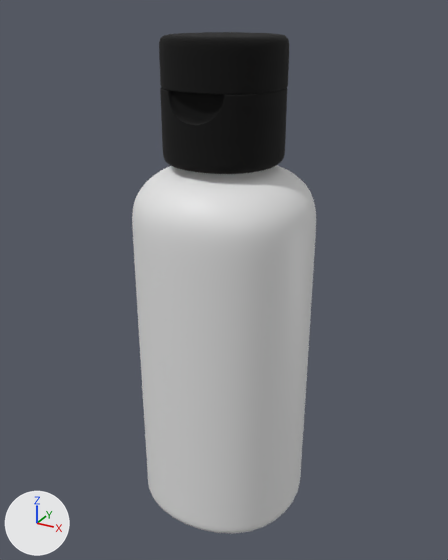
One commit to the glTF model public/bottle.glb: the scene before it, then after it.
Camera for both pictures: a 50 mm lens placed at (1.42, -2.58, 2.61), pointed at (-0.01, 0.02, 1.31). Lighting does not change. The marker at lower left points along +X, +Y and +Z. The older version comes first. Vertices at exactly the same position are counted once.

Names of what the first picture shows: 'Cap', 'bottle'.
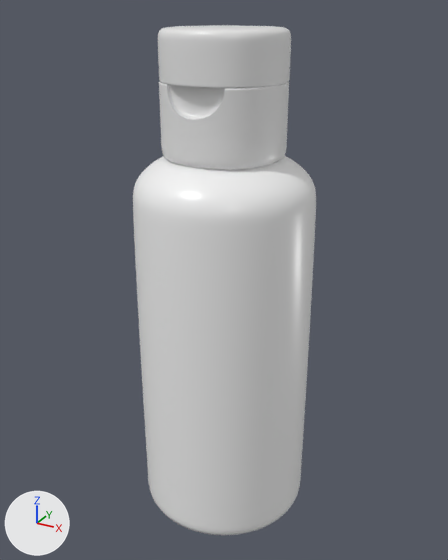
What changed in the scene script:
```text
Add mat_cover:
    mat_cover = principled_material('cover')
    mat_cover.base_color = (0.821, 0.821, 0.821)  # white #eaeaea
    mat_cover.roughness = 0.3
Add mat_bottle:
    mat_bottle = principled_material('bottle')
    mat_bottle.base_color = (0.927, 0.927, 0.927)  # white #f7f7f7
    mat_bottle.roughness = 0.3
Change me_box001_03___default_0:
    used by ob_bottle; location = (0.0, 0.0, 0.0); rotation_euler = (-1.571, 0.0, 0.0), in degrees (-90, 0, 0); scale = (0.0243, 0.0243, 0.0243)
    remove me_box001_03___default_0.from_pydata(...)  # 1858 vertices, 3648 faces; spans x -18.4..18.4, y -79.9..-0.1, z -18.0..18.0
    remove me_box001_03___default_0.materials.append(mat_material_001)  # white #e7e7e7
    add me_box001_03___default_0.from_pydata(...)  # 21002 vertices, 42000 faces; spans x -0.5..0.5, y -0.5..0.5, z 0.0..2.0
    me_box001_03___default_0 part 1: 1 vertex moved within x 0.0, y -0.1, z 0.0; 1648 vertices removed from x -18.4..18.4, y -79.9..-0.1, z -18.0..18.0; 21001 vertices added at x -0.5..0.5, y -0.5..0.5, z 0.0..2.0
    other edits to the shape of me_box001_03___default_0 do not show in these pictures
    add me_box001_03___default_0.materials.append(mat_bottle)  # white #f7f7f7
Change me_box001_03___default_0_001:
    used by ob_cap; location = (0.0, 0.0, 0.0); rotation_euler = (-1.571, 0.0, 0.0), in degrees (-90, 0, 0); scale = (0.0243, 0.0243, 0.0243)
    remove me_box001_03___default_0_001.from_pydata(...)  # 4602 vertices, 9132 faces; spans x -11.6..11.6, y -103.0..-79.8, z -11.8..11.6
    remove me_box001_03___default_0_001.materials.append(mat_03___default)  # black #000000
    add me_box001_03___default_0_001.from_pydata(...)  # 3273 vertices, 6508 faces; spans x -0.3..0.3, y -0.3..0.3, z 2.0..2.5
    me_box001_03___default_0_001 part 2: the loose piece of 1816 vertices spanning x -11.6..11.6, y -93.9..-79.8, z -11.8..11.5 is turned -90 degrees about the x axis through the mesh origin and scaled by 0.0248, in mat_cover (white #eaeaea)
    me_box001_03___default_0_001 part 3: the loose piece of 1457 vertices spanning x -11.6..11.6, y -103.0..-93.9, z -11.6..11.6 is turned -90 degrees about the x axis through the mesh origin and scaled by 0.0248, in mat_cover (white #eaeaea)
    other edits to the shape of me_box001_03___default_0_001 do not show in these pictures
    add me_box001_03___default_0_001.materials.append(mat_cover)  # white #eaeaea
Change ob_bottle:
    ob_bottle.rotation_euler: (-1.571, 0.0, 0.0) -> (0.0, 0.0, 0.0)  # degrees (-90, 0, 0) -> degrees (0, 0, 0)
    ob_bottle.scale: (0.0243, 0.0243, 0.0243) -> (1.0, 1.0, 1.0)
Change ob_cap:
    ob_cap.rotation_euler: (-1.571, 0.0, 0.0) -> (0.0, 0.0, 0.0)  # degrees (-90, 0, 0) -> degrees (0, 0, 0)
    ob_cap.scale: (0.0243, 0.0243, 0.0243) -> (1.0, 1.0, 1.0)
```

Pixel boxes [x1, y1, x2, y2] of what changed, in the pictures (448 x 560 px; the box of a moved part takes in the faces that stretch with it):
'bottle', reshaped, turned, rescaled
    before: [132, 165, 316, 534]
    after: [133, 155, 316, 535]
'Cap', reshaped, turned, rescaled, recoloured (black to white)
    before: [159, 32, 289, 174]
    after: [158, 25, 291, 170]
part 2 of me_box001_03___default_0_001, moved or reshaped
    before: [160, 87, 287, 174]
    after: [159, 81, 289, 170]
part 3 of me_box001_03___default_0_001, moved or reshaped
    before: [159, 32, 289, 94]
    after: [158, 25, 291, 88]
